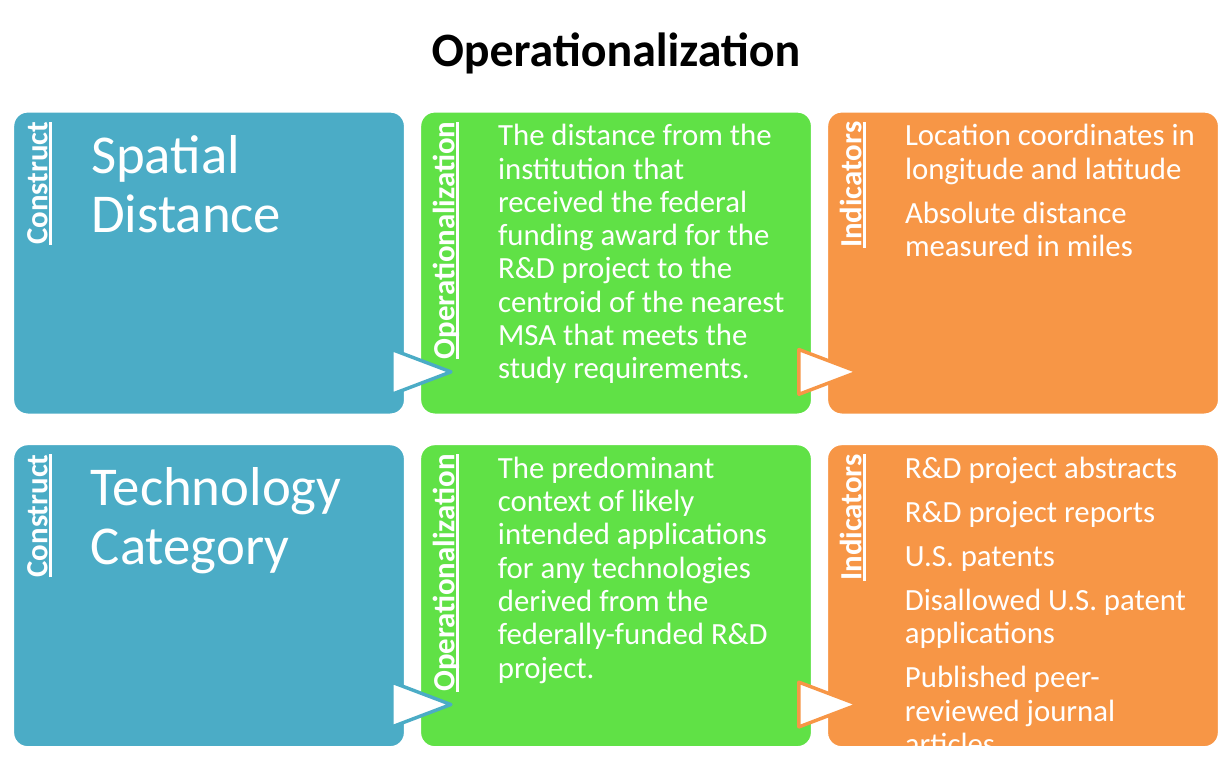
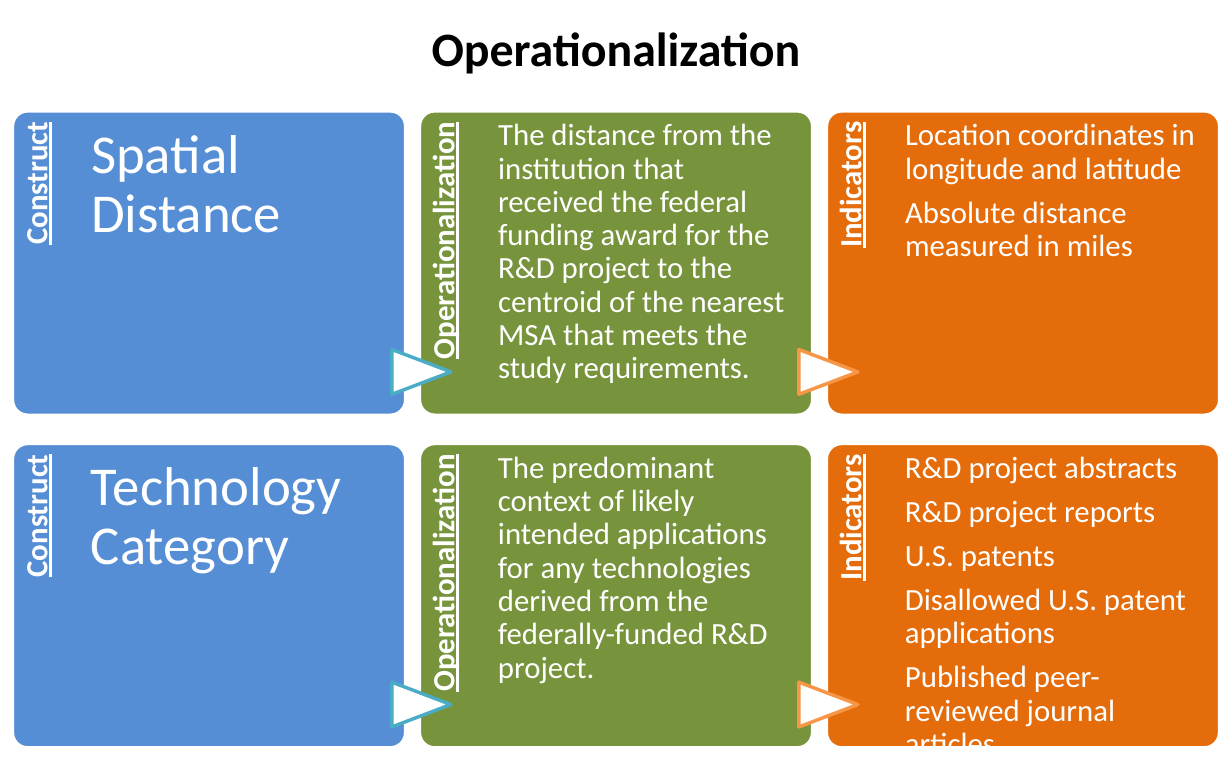
Before and after one commit to SLU-Courses-Townes/SOC5600, a slide deck: slide 22 of FinalProject/Presentation/Townes_SOC5600_FinalProject_Presentation.pptx (slide 21 before the commit). Drawn at 1232x770 pixels with LibreOffice and Linux fonts; fonts in the diff are those of the drawing. Boxes give left, top, right and bottom in pixels: in the first picture for what was removed or moved away, otherwise in the second. Text is boxed around its words. In the diff, an @@ line names an element or a change of style, - is before the commit and + after.

```diff
--- a/FinalProject/Presentation/Townes_SOC5600_FinalProject_Presentation.pptx
+++ b/FinalProject/Presentation/Townes_SOC5600_FinalProject_Presentation.pptx
@@ rounded rectangle at <box>12,111,405,415</box>: fill #4BACC6 to #558ED5 @@
@@ rounded rectangle at <box>419,111,812,415</box>: fill #60E146 to #77933C @@
@@ rounded rectangle at <box>827,111,1220,415</box>: fill #F79646 to #E46C0A @@
@@ rounded rectangle at <box>12,444,405,748</box>: fill #4BACC6 to #558ED5 @@
@@ rounded rectangle at <box>419,444,812,748</box>: fill #60E146 to #77933C @@
@@ rounded rectangle at <box>827,444,1220,748</box>: fill #F79646 to #E46C0A @@
```
Also in this commit, not shown: 10 other slides changed, 1 slide added.
